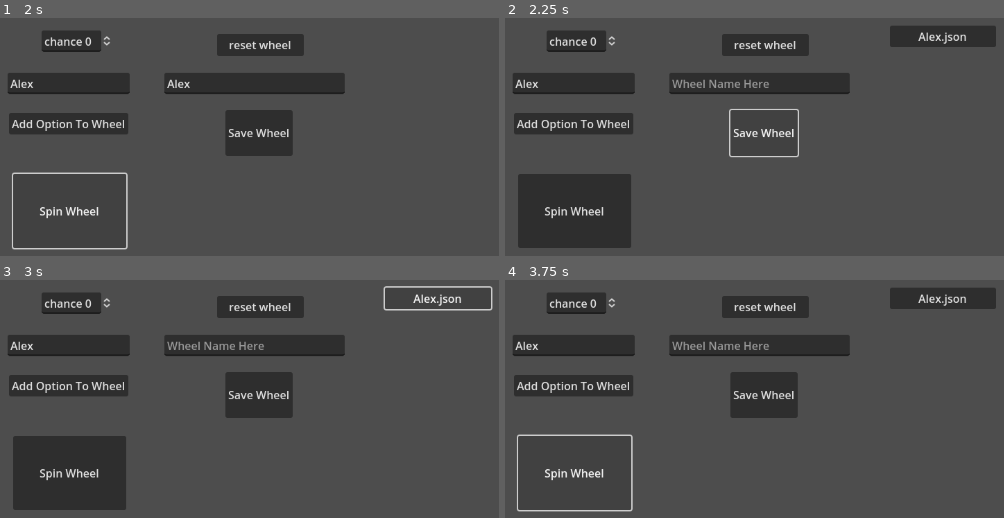
Above: before the commit, frames 1-4 (two rows, left to right).
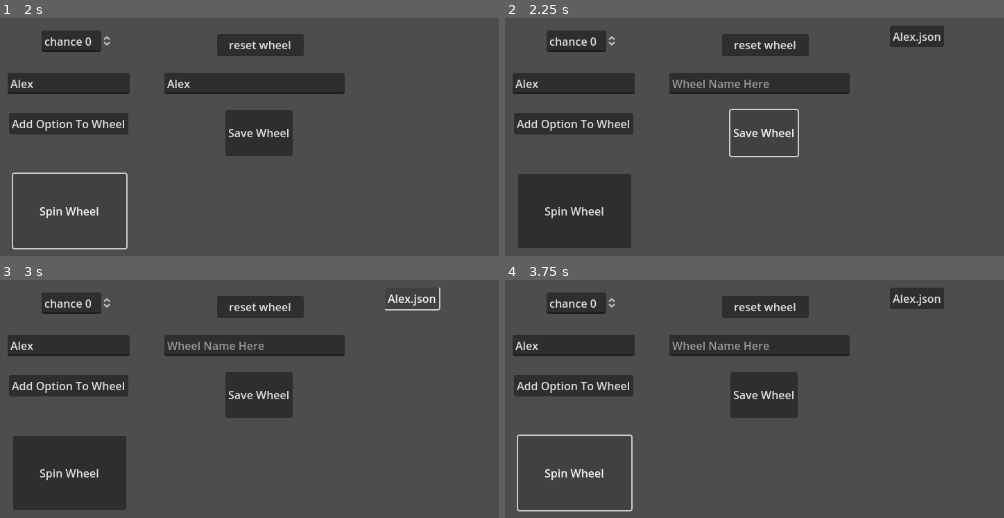
Above: after the commit, the same moments.

Repository: ArminKuburas/godot_spinner
Game: Godot game, scene res://node_2d.tscn
The game is run twice, just before and just after one commit, with the same random seed, the same clock (stepped at 60 frames per second) and the same inputs.
Inputs (mouse positions are in pixels of both pictures, inside the frame that each line leads up to):
- Up to frame 1 (2 s): click (254, 84) at 0.52 s; type "Alex" at 0.6 s; click (69, 84) at 0.75 s; type "Alex" at 0.83 s; click "Spin Wheel" at 1.25 s
- Up to frame 2 (2.25 s): click "Save Wheel" at 2 s
- Up to frame 3 (3 s): click "Alex.json" at 2.75 s
- Up to frame 4 (3.75 s): click "Spin Wheel" at 3.5 s

Frame 1 is identical in both runs. In frame 2, 1.1% of the frame differs, in the area x 77-99%, y 3-13%; in frame 3, 0.7%; in frame 4, 1.1%.

Commit message:
feat: started work on adding elements

Diff:
--- /dev/null
+++ b/godot-spinner-project/control.gd
@@ -0,0 +1,11 @@
+extends Control
+
+
+# Called when the node enters the scene tree for the first time.
+func _ready() -> void:
+	pass # Replace with function body.
+
+
+# Called every frame. 'delta' is the elapsed time since the previous frame.
+func _process(delta: float) -> void:
+	pass
--- /dev/null
+++ b/godot-spinner-project/new_wheel_element_creation_scene.gd
@@ -0,0 +1,11 @@
+extends Node2D
+
+
+# Called when the node enters the scene tree for the first time.
+func _ready() -> void:
+	pass # Replace with function body.
+
+
+# Called every frame. 'delta' is the elapsed time since the previous frame.
+func _process(delta: float) -> void:
+	pass
--- a/godot-spinner-project/node_2d.gd
+++ b/godot-spinner-project/node_2d.gd
@@ -51,7 +51,7 @@
 				var item = Button.new()
 				item.text = file_name
 				item.connect("pressed", Callable(self, "_on_wheel_button_pressed").bind(file_name))
-				$VBoxContainer.add_child(item)
+				$ScrollContainer/VBoxContainer.add_child(item)
 			file_name = dir.get_next()
 		dir.list_dir_end()
 
@@ -92,7 +92,7 @@
 		var file_name = wheel_name + ".json"
 		item.text = file_name
 		item.connect("pressed", Callable(self, "_on_wheel_button_pressed").bind(file_name))
-		$VBoxContainer.add_child(item)
+		$ScrollContainer/VBoxContainer.add_child(item)
 	else:
 		print("please provide a wheel name")
 
--- a/godot-spinner-project/node_2d.tscn
+++ b/godot-spinner-project/node_2d.tscn
@@ -49,12 +49,6 @@
 offset_bottom = 225.0
 text = "Save Wheel"
 
-[node name="VBoxContainer" type="VBoxContainer" parent="."]
-offset_left = 617.0
-offset_top = 37.0
-offset_right = 770.0
-offset_bottom = 226.0
-
 [node name="reset_wheel" type="Button" parent="."]
 offset_left = 375.0
 offset_top = 49.0
@@ -62,6 +56,15 @@
 offset_bottom = 81.0
 text = "reset wheel"
 
+[node name="ScrollContainer" type="ScrollContainer" parent="."]
+offset_left = 617.0
+offset_top = 37.0
+offset_right = 724.0
+offset_bottom = 222.0
+
+[node name="VBoxContainer" type="VBoxContainer" parent="ScrollContainer"]
+layout_mode = 2
+
 [connection signal="pressed" from="Button" to="." method="_on_button_pressed"]
 [connection signal="pressed" from="ConfirmButton" to="." method="_on_confirm_button_pressed"]
 [connection signal="pressed" from="wheel_save_button" to="." method="_on_wheel_save_button_pressed"]
--- /dev/null
+++ b/godot-spinner-project/wheel_element_creation.gd
@@ -0,0 +1,23 @@
+extends Control
+
+var elements = {}
+
+# Called when the node enters the scene tree for the first time.
+func _ready() -> void:
+	pass # Replace with function body.
+
+
+# Called every frame. 'delta' is the elapsed time since the previous frame.
+func _process(delta: float) -> void:
+	pass
+
+
+func _on_add_element_pressed() -> void:
+	var element_name = $element_name.text.strip_edges()
+	if elements != "":
+		elements[element_name] = 0
+		update_element_list()
+
+
+func _on_finish_pressed() -> void:
+	pass # Replace with function body.
--- /dev/null
+++ b/godot-spinner-project/wheel_element_creation.tscn
@@ -0,0 +1,39 @@
+[gd_scene load_steps=2 format=3 uid="uid://yqkhxyn1vp87"]
+
+[ext_resource type="Script" path="res://wheel_element_creation.gd" id="1_y5wj3"]
+
+[node name="wheel_element_creation" type="Control"]
+layout_mode = 3
+anchors_preset = 15
+anchor_right = 1.0
+anchor_bottom = 1.0
+grow_horizontal = 2
+grow_vertical = 2
+script = ExtResource("1_y5wj3")
+
+[node name="element_name" type="LineEdit" parent="."]
+layout_mode = 2
+offset_left = 84.0
+offset_top = 131.0
+offset_right = 369.0
+offset_bottom = 162.0
+
+[node name="ScrollContainer" type="ScrollContainer" parent="."]
+offset_left = 86.0
+offset_top = 165.0
+offset_right = 391.0
+offset_bottom = 364.0
+
+[node name="VBoxContainer" type="VBoxContainer" parent="ScrollContainer"]
+layout_mode = 2
+
+[node name="add_element" type="Button" parent="."]
+offset_right = 8.0
+offset_bottom = 8.0
+
+[node name="finish" type="Button" parent="."]
+offset_right = 8.0
+offset_bottom = 8.0
+
+[connection signal="pressed" from="add_element" to="." method="_on_add_element_pressed"]
+[connection signal="pressed" from="finish" to="." method="_on_finish_pressed"]
